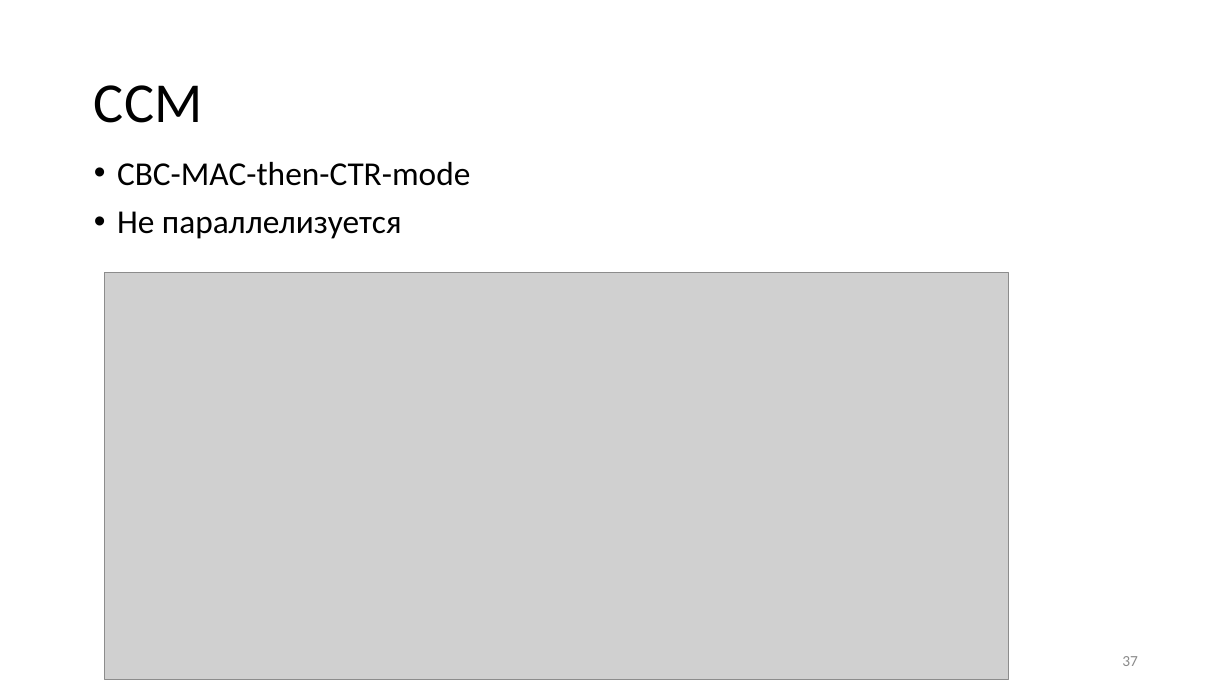
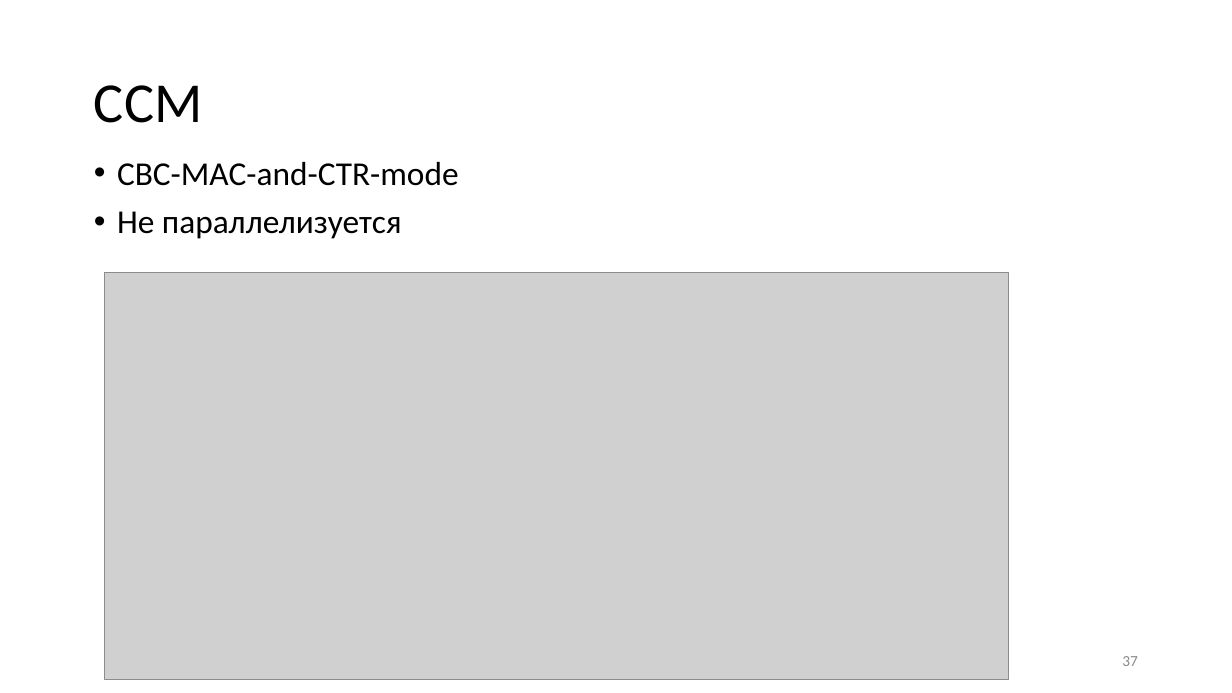
Before and after one commit to CryptoCourse/CryptoLectures, a slide deck: slide 37 of Lectures/Lecture12.pptx. Drawn at 1232x693 pixels with LibreOffice and Linux fonts; fonts in the diff are those of the drawing; grey boxes stand for pictures. Boxes give left, top, right and bottom in pixels: in the first picture for what was removed or moved away, otherwise in the second. Text is boxed around its words. In the diff, an @@ line names an element or a change of style, - is before the commit and + after.

```diff
--- a/Lectures/Lecture12.pptx
+++ b/Lectures/Lecture12.pptx
@@ text at <box>117,162,459,186</box>: text changed @@
-• CBC-MAC-then-CTR-mode
+• CBC-MAC-and-CTR-mode
```
Also in this commit, not shown: 2 other slides changed, 3 other files.
